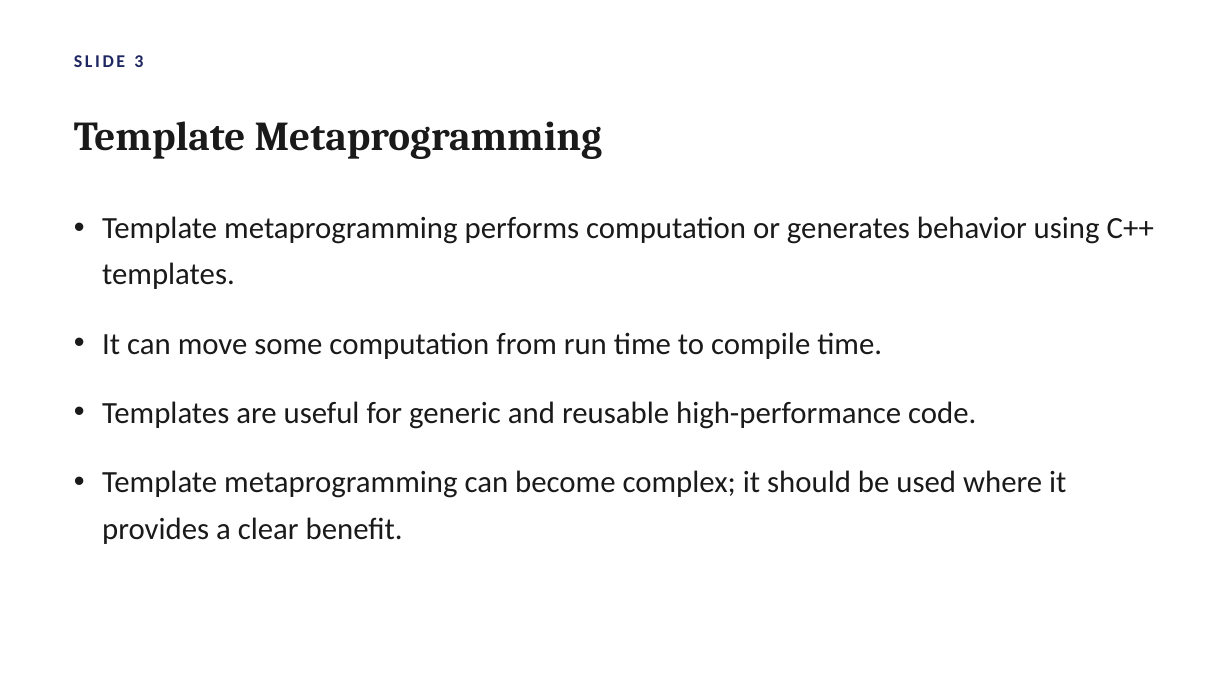
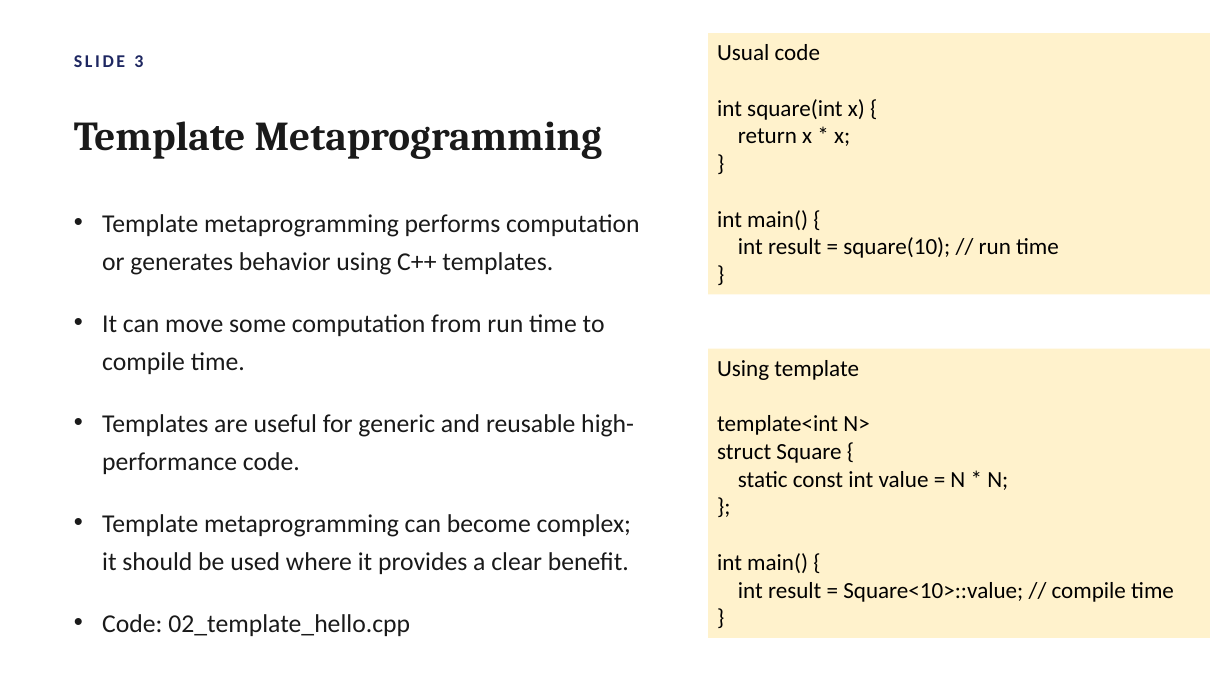
Before and after one commit to atulkahatecdac/parallel-cpp, a slide deck: slide 8 of Parallel_Programming_Cpp.pptx (slide 5 before the commit). Drawn at 1232x693 pixels with LibreOffice and Linux fonts; fonts in the diff are those of the drawing. Boxes give left, top, right and bottom in pixels: in the first picture for what was removed or moved away, otherwise in the second. Text is boxed around its words. In the diff, an @@ line names an element or a change of style, - is before the commit and + after.

```diff
--- a/Parallel_Programming_Cpp.pptx
+++ b/Parallel_Programming_Cpp.pptx
@@ rectangle added at (708, 33, 1210, 295), fill #FFF2CC, 18 pt, text #000000 @@
+Usual code
+int square(int x) {
+return x * x;
+}
+int main() {
+int result = square(10); // run time
+}
@@ text at (102, 214, 640, 574): size 24 to 20 pt @@
@@ rectangle added at (708, 348, 1210, 638), fill #FFF2CC, 18 pt, text #000000 @@
+Using template
+template<int N>
+struct Square {
+static const int value = N * N;
+};
+int main() {
+int result = Square<10>::value; // compile time
+}
@@ text at (102, 614, 410, 636): paragraph added @@
+• Code: 02_template_hello.cpp
```
Also in this commit, not shown: 10 other slides changed, 8 slides added.
